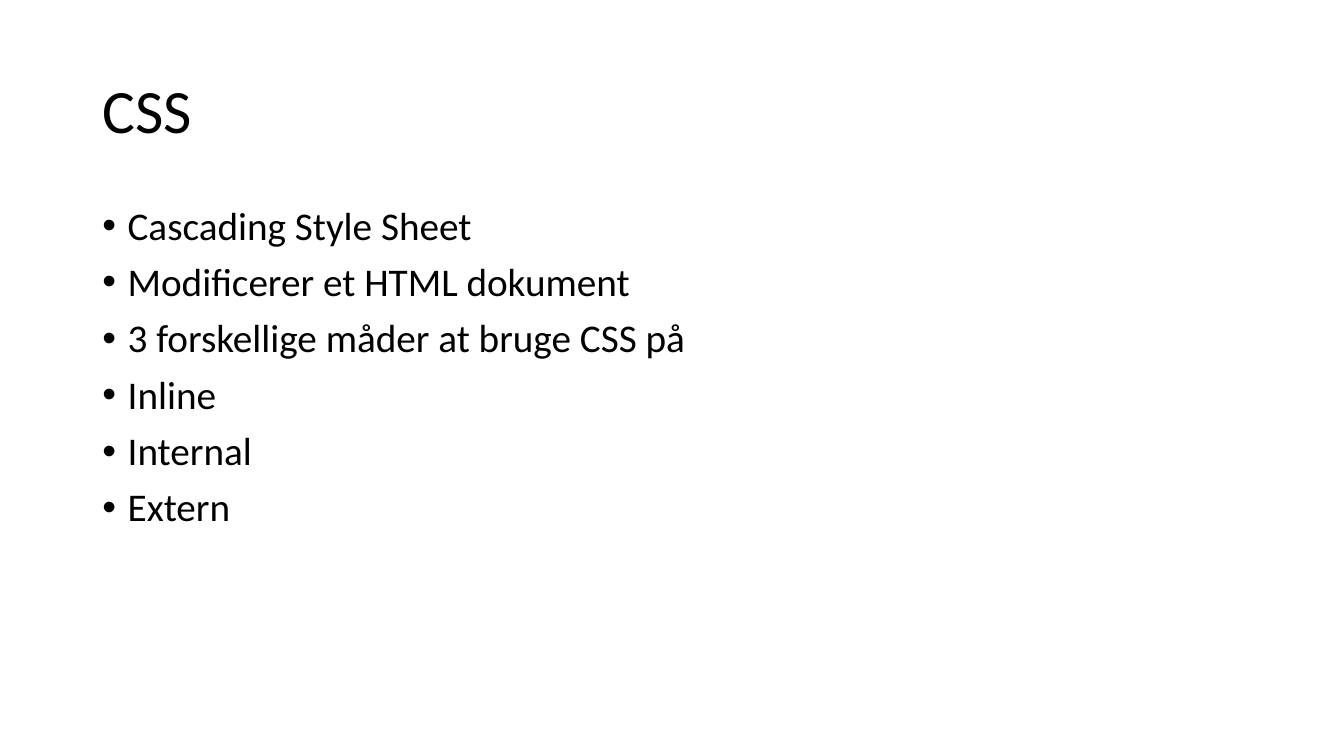
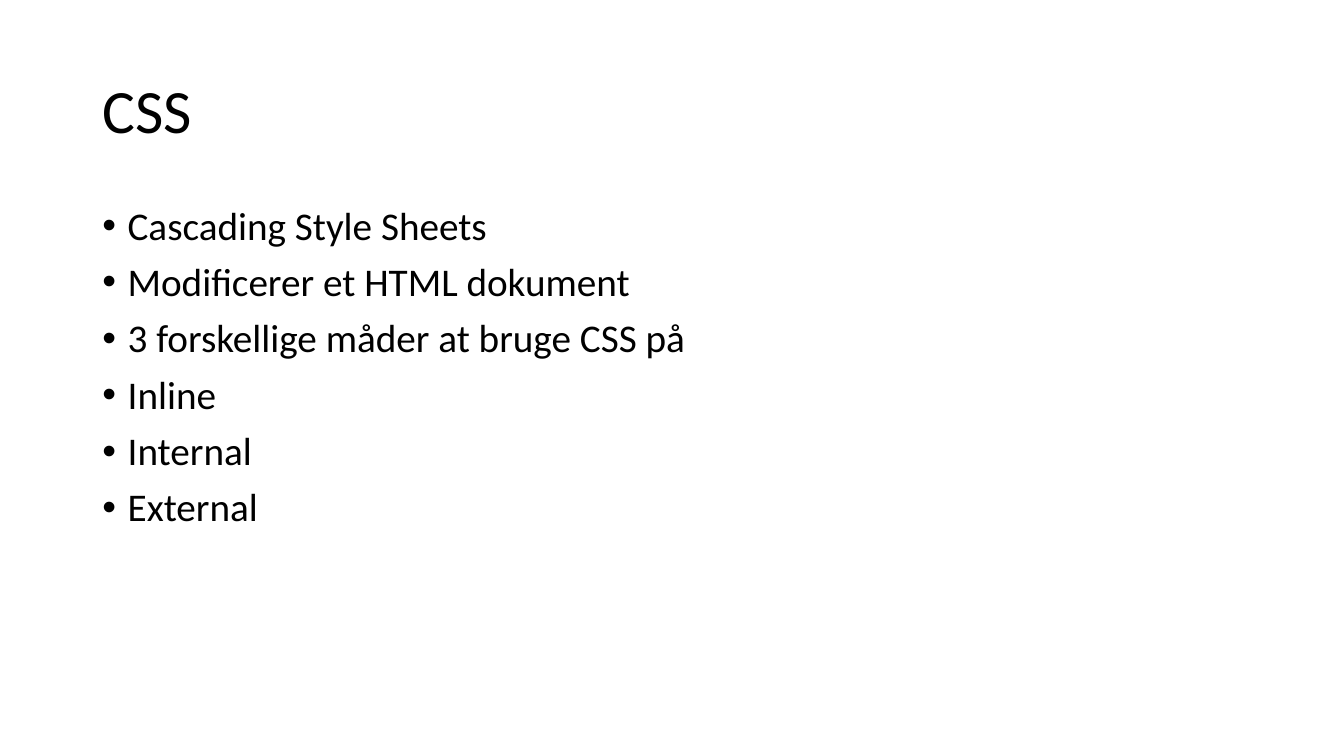
Before and after one commit to ortismal/3.-semester-SWC-TEK-slides, a slide deck: slide 5 of FrontendDevelopment_HTML_CSS.pptx. Drawn at 1344x756 pixels with LibreOffice and Linux fonts; fonts in the diff are those of the drawing. Boxes give left, top, right and bottom in pixels: in the first picture for what was removed or moved away, otherwise in the second. Text is boxed around its words. In the diff, an @@ line names an element or a change of style, - is before the commit and + after.

```diff
--- a/FrontendDevelopment_HTML_CSS.pptx
+++ b/FrontendDevelopment_HTML_CSS.pptx
@@ text at [128, 212, 487, 247]: text changed @@
-• Cascading Style Sheet
+• Cascading Style Sheets
@@ text at [128, 493, 258, 522]: text changed @@
-• Extern
+• External
```
Also in this commit, not shown: 4 other slides changed, 2 slides added, 2 slides removed, 9 other files.
